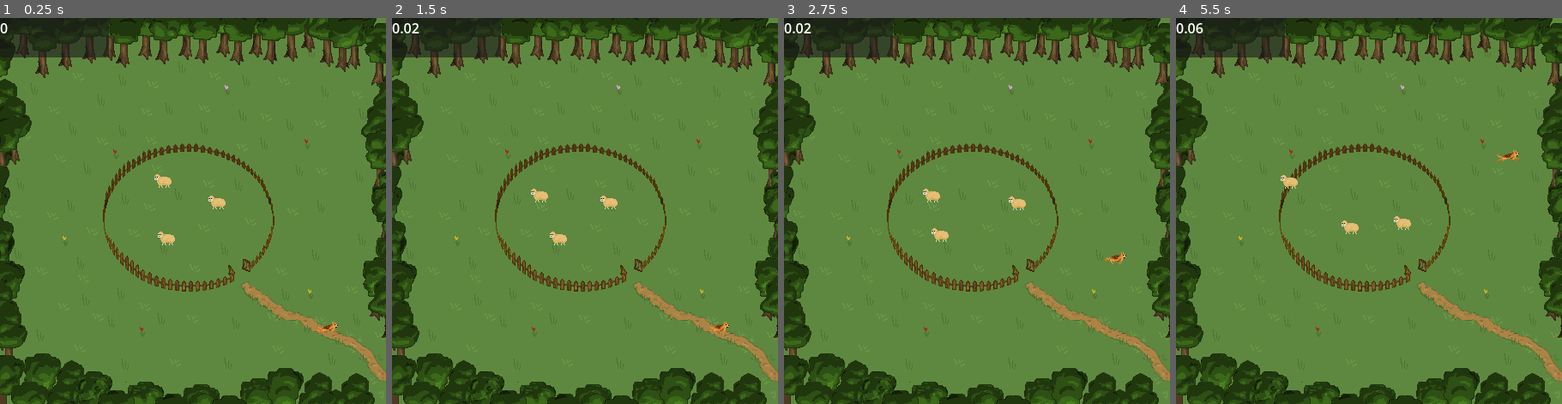
Above: before the commit, frames 1-4 (left to right).
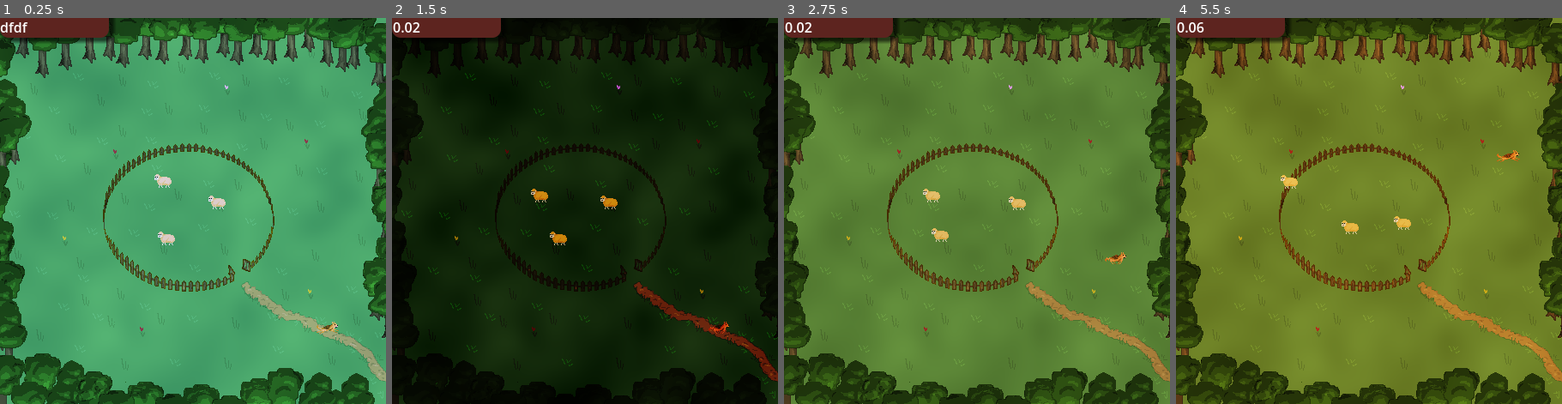
Above: after the commit, the same moments.

Repository: binaryHips/MAIgeAcademy
Game: Godot game, scene res://src/scenes/main/main.tscn
Same seed, same stepped clock (60 frames per second), same inputs: the game is played once before the commit and once after it. The project has no main scene, so this scene is started directly.
Inputs (mouse positions are in pixels of both pictures, inside the frame that each line leads up to):
- Up to frame 1 (0.25 s): no input
- Up to frame 2 (1.5 s): move the mouse to (669, 191) at 0.52 s; hold Right (ui_right) 0.53-1.28 s; move the mouse to (507, 230) at 1.27 s; hold Down (ui_down) from 1.28 s (still down)
- Up to frame 3 (2.75 s): move the mouse to (1015, 126) at 2.02 s; release Down (ui_down) at 2.03 s; hold Right (ui_right) from 2.03 s (still down)
- Up to frame 4 (5.5 s): move the mouse to (1349, 288) at 2.77 s; release Right (ui_right) at 2.78 s; hold Up (ui_up) 2.78-3.53 s; move the mouse to (1484, 268) at 3.52 s; hold Left (ui_left) 3.53-5.03 s; move the mouse to (1253, 153) at 4.27 s; move the mouse to (1388, 211) at 5.02 s; hold Down (ui_down) from 5.03 s (still down)

The runs differ from the first frame. In frame 1, 82% of the frame differs, in the area x 0-100%, y 0-100%; in frame 2, 100%; in frame 3, 2.2%; in frame 4, 46%.

Commit message:
ui

Diff:
--- a/src/scenes/UI/ui.gd
+++ b/src/scenes/UI/ui.gd
@@ -1,5 +1,39 @@
 extends Control
 
 
+func _ready():
+	$Panel.position = Vector2(0, -100)
+
 func set_time(time:float):
-	$Panel/RichTextLabel.text = str(time)
+	$Panel/time.text = "[center]" + str(time)
+
+
+func _on_h_slider_value_changed(value: float) -> void:
+
+	$Panel/VBoxContainer/turn_time.text = "Turn time (" + str(value) + "s)"
+	Gamemaster.time_between_turns = value
+
+var tween:Tween
+func _on_mouse_entered() -> void:
+
+	tween = get_tree().create_tween()
+	tween.tween_property(
+		$Panel,
+		"position",
+		Vector2(0, -100),
+		0.6
+	).set_ease(Tween.EASE_IN_OUT).set_trans(Tween.TRANS_CIRC)
+
+	tween.play()
+
+
+func _on_mouse_exited() -> void:
+
+	tween = get_tree().create_tween()
+	tween.tween_property(
+		$Panel,
+		"position",
+		Vector2(0, 0),
+		0.6
+	).set_ease(Tween.EASE_IN_OUT).set_trans(Tween.TRANS_CIRC)
+	tween.play()
--- a/src/scenes/UI/ui.tscn
+++ b/src/scenes/UI/ui.tscn
@@ -1,6 +1,15 @@
-[gd_scene load_steps=2 format=3 uid="uid://b64eogwqgw02t"]
+[gd_scene load_steps=3 format=3 uid="uid://b64eogwqgw02t"]
 
 [ext_resource type="Script" path="res://src/scenes/UI/ui.gd" id="1_w5855"]
+
+[sub_resource type="StyleBoxFlat" id="StyleBoxFlat_1dy5d"]
+bg_color = Color(0.365632, 0.14354, 0.123519, 1)
+corner_radius_top_left = 10
+corner_radius_top_right = 10
+corner_radius_bottom_right = 10
+corner_radius_bottom_left = 10
+shadow_size = 5
+shadow_offset = Vector2(3.865, 2.7)
 
 [node name="UI" type="Control"]
 layout_mode = 3
@@ -15,14 +24,46 @@
 layout_mode = 1
 anchors_preset = -1
 anchor_right = 0.282
-anchor_bottom = 0.102
+anchor_bottom = 0.273
 offset_right = 0.0999985
-offset_bottom = 0.0999985
+offset_bottom = 0.150002
+theme_override_styles/panel = SubResource("StyleBoxFlat_1dy5d")
 
-[node name="RichTextLabel" type="RichTextLabel" parent="Panel"]
+[node name="VBoxContainer" type="VBoxContainer" parent="Panel"]
 layout_mode = 1
 anchors_preset = -1
-anchor_right = 0.819
-anchor_bottom = 0.87
-offset_right = 22.987
-offset_bottom = 5.98
+anchor_right = 1.0
+anchor_bottom = 1.154
+offset_bottom = 0.0579987
+
+[node name="turn_time" type="RichTextLabel" parent="Panel/VBoxContainer"]
+custom_minimum_size = Vector2(0, 25)
+layout_mode = 2
+mouse_filter = 1
+text = "Turn time () "
+
+[node name="HSlider" type="HSlider" parent="Panel/VBoxContainer"]
+layout_mode = 2
+mouse_filter = 1
+min_value = 0.1
+max_value = 2.718
+step = 0.05
+value = 0.5
+exp_edit = true
+
+[node name="time" type="RichTextLabel" parent="Panel"]
+custom_minimum_size = Vector2(0, 25)
+layout_mode = 2
+anchor_top = 0.22
+anchor_right = 0.282
+anchor_bottom = 0.276
+offset_top = 71.94
+offset_right = 0.0999985
+offset_bottom = 90.052
+mouse_filter = 1
+bbcode_enabled = true
+text = "dfdf"
+
+[connection signal="mouse_entered" from="." to="." method="_on_mouse_entered"]
+[connection signal="mouse_exited" from="." to="." method="_on_mouse_exited"]
+[connection signal="value_changed" from="Panel/VBoxContainer/HSlider" to="." method="_on_h_slider_value_changed"]
--- a/src/scenes/main/main.gd
+++ b/src/scenes/main/main.gd
@@ -7,8 +7,6 @@
 	Gamemaster.main_scene = self
 	Gamemaster.new_round.connect(on_new_round)
 
-	sky_colors.sample(0.1)
-	on_new_round(0)
 
 
 func on_new_round(curr_round:int):
@@ -17,6 +15,7 @@
 
 	var fac = 1.0 / Gamemaster.length_in_rounds * curr_round
 
+	print("FAC "  ,fac)
 	$CanvasLayer/UI.set_time(fac)
 
 	var newcol:Color = sky_colors.sample(
--- a/src/scenes/main/main.tscn
+++ b/src/scenes/main/main.tscn
@@ -8,8 +8,8 @@
 [ext_resource type="PackedScene" uid="uid://b64eogwqgw02t" path="res://src/scenes/UI/ui.tscn" id="6_giq1u"]
 
 [sub_resource type="Gradient" id="Gradient_5j847"]
-offsets = PackedFloat32Array(0, 0.0957447, 0.170213, 0.489362, 0.776596, 0.888298, 1)
-colors = PackedColorArray(0.635906, 0.866728, 1, 1, 0.769929, 0.409055, 3.85046e-07, 1, 0.0719065, 0.187173, 0.356465, 1, 0.0494467, 0.144684, 0.284528, 1, 0.184572, 0.372953, 0.5922, 1, 0.560887, 0.294349, 0.045614, 1, 0.626599, 0.790336, 0.985808, 1)
+offsets = PackedFloat32Array(0, 0.0957447, 0.170213, 0.398936, 0.638298, 0.776596, 0.888298, 1)
+colors = PackedColorArray(0.603796, 0.693651, 0.720123, 1, 0.724542, 0.383523, 1.92523e-07, 1, 0.0719065, 0.187173, 0.356465, 1, 0.0494467, 0.144684, 0.284528, 1, 0.0994015, 0.226549, 0.377304, 1, 0.121928, 0.267538, 0.436373, 1, 0.560887, 0.294349, 0.045614, 1, 0.708632, 0.714387, 0.705808, 1)
 
 [sub_resource type="FastNoiseLite" id="FastNoiseLite_3xb10"]
 noise_type = 4
@@ -44,7 +44,6 @@
 position = Vector2(315, 272)
 
 [node name="ColorRect" type="ColorRect" parent="."]
-visible = false
 material = SubResource("ShaderMaterial_6mngh")
 offset_left = -584.0
 offset_top = -605.0
